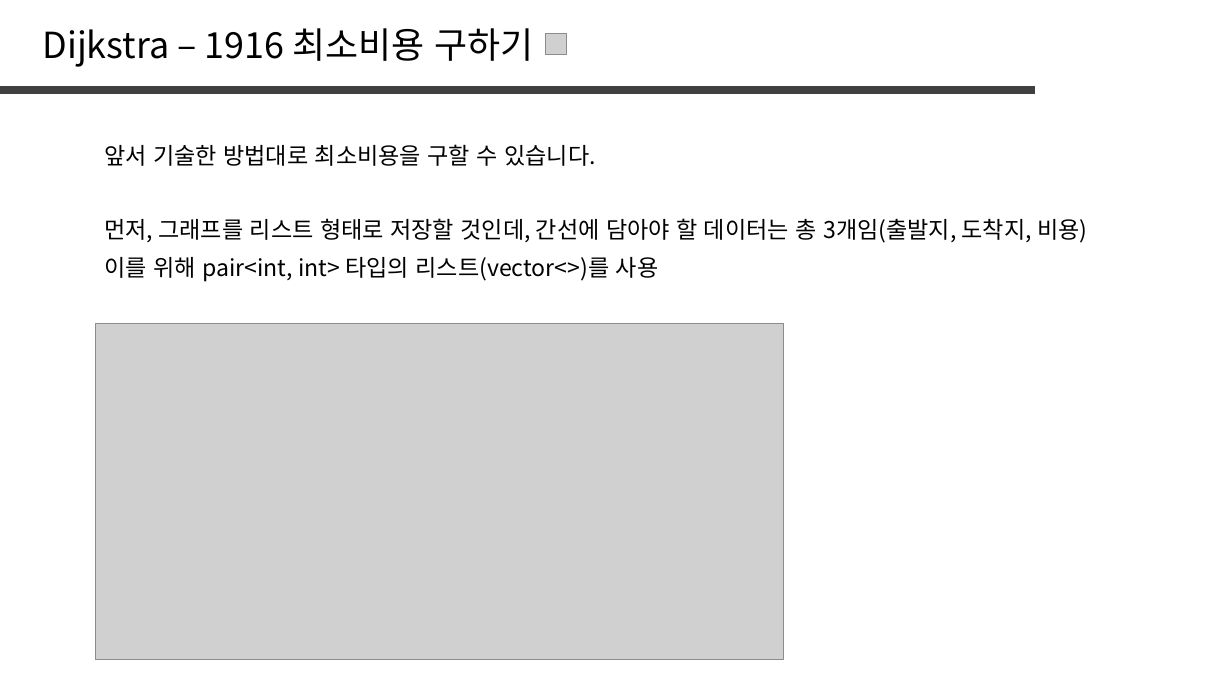
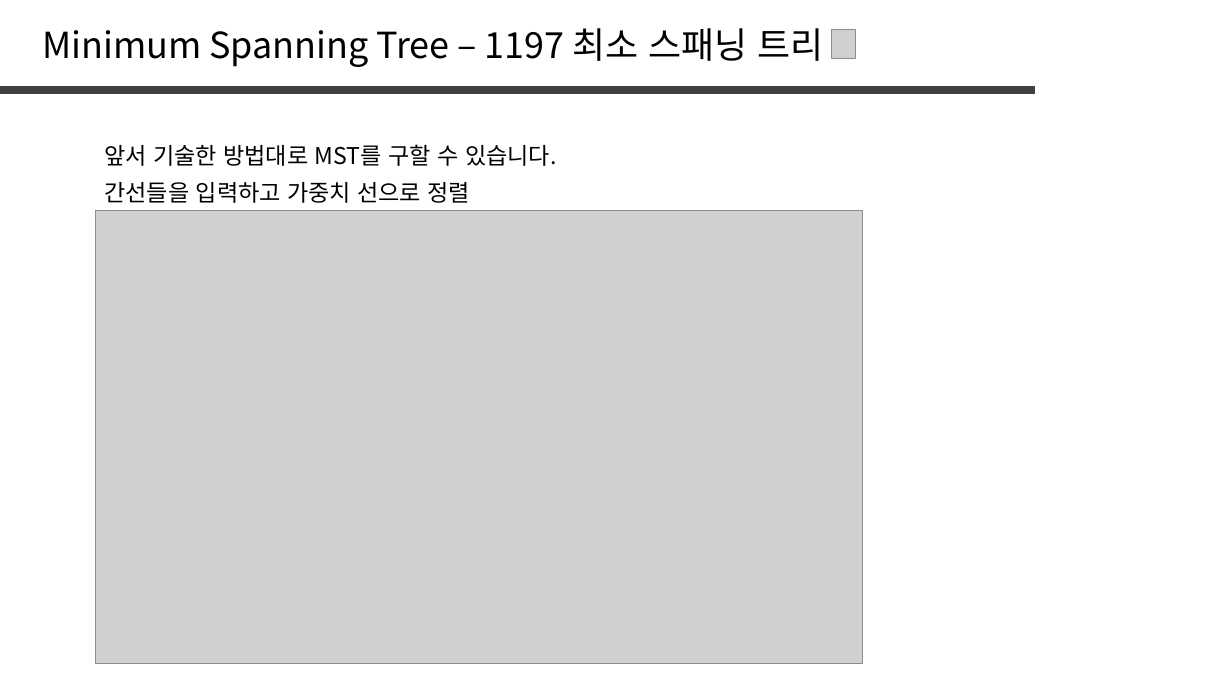
Before and after one commit to jaehoo1/PS-study, a slide deck: slide 15 of study/14_Minimum Spanning Tree, Kruskal.pptx (slide 20 before the commit). Drawn at 1232x693 pixels with LibreOffice and Linux fonts; fonts in the diff are those of the drawing; grey boxes stand for pictures. Boxes give left, top, right and bottom in pixels: in the first picture for what was removed or moved away, otherwise in the second. Text is boxed around its words. In the diff, an @@ line names an element or a change of style, - is before the commit and + after.

```diff
--- a/study/14_Minimum Spanning Tree, Kruskal.pptx
+++ b/study/14_Minimum Spanning Tree, Kruskal.pptx
@@ text removed at bbox=[43, 28, 534, 67] @@
-Dijkstra – 1916 최소비용 구하기
@@ text added at bbox=[43, 28, 824, 67], 28 pt, text #000000 @@
+Minimum Spanning Tree – 1197 최소 스패닝 트리
@@ picture removed at bbox=[546, 34, 567, 55] @@
@@ picture added at bbox=[832, 30, 856, 58] @@
@@ text at bbox=[104, 144, 556, 166]: text changed @@
-앞서 기술한 방법대로 최소비용을 구할 수 있습니다.
+앞서 기술한 방법대로 MST를 구할 수 있습니다.
@@ text added at bbox=[104, 182, 471, 203], 18 pt, text #000000 @@
+간선들을 입력하고 가중치 선으로 정렬
@@ picture: place and size @@
-picture at bbox=[95, 323, 784, 659]
+picture at bbox=[95, 211, 862, 664]
@@ text removed at bbox=[104, 218, 1087, 243] @@
-먼저, 그래프를 리스트 형태로 저장할 것인데, 간선에 담아야 할 데이터는 총 3개임(출발지, 도착지, 비용)
@@ text removed at bbox=[104, 257, 659, 282] @@
-이를 위해 pair<int, int> 타입의 리스트(vector<>)를 사용
```
Also in this commit, not shown: 1 other slide changed, 12 slides added, 22 slides removed.
